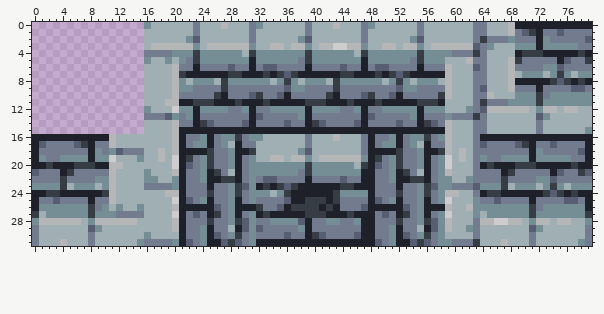
Sprite sheet: ZombieEscape/assets/tiles/walls (opengameart - daniel siegmund - ccby30).png. The picture above was drawn from the file before the commit.
The file is 80x32 pixels.
Once edited:
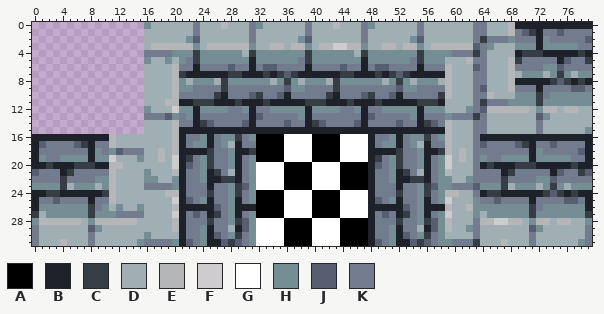
Palette (. is transparent): A #000000  B #1e2129  C #373d45  D #9fafb4  E #b5b6b8  F #ceccce  G #ffffff  H #758d95  J #575e72  K #727c8e
Edits made:
@@ x 30..49 @@
 15 BBBBBBBBBBBBBBBBBBBB
-16 KHHDDDDDDKDDDEDDDKBK
-17 KKDDDDDDDKDDDDDDDKBK
-18 BCDDDDDDHJDDDDDDDKBB
-19 KHDDEEDEEHDEEEEEEHBC
-20 KHHHHHHHHCHHHHHHDCBJ
-21 KHHHHHHHKCHHHHHHHBBK
-22 KHKJJKKKKBKKKKJKKBBK
-23 JHBCBCJCBBBBBBCCBBBK
-24 KHHHDHCBBBBBBCHHHHBK
-25 KHKKKKJBBCCCBCKKKKBJ
-26 BBCKKJBCCCCBCBKKKJBB
-27 KHBCBBBBBCCCBBBCBBBK
-28 JHKKHHHHJBKKHHKKHBBK
-29 JHJKKKKKHBKKKKKKKBBK
-30 KHKKKKJKKBCJKKKKJBBK
-31 KHBBBBBBBBBBBBBBBBBJ
+16 KHAAAAGGGGAAAAGGGGBK
+17 KKAAAAGGGGAAAAGGGGBK
+18 BCAAAAGGGGAAAAGGGGBB
+19 KHAAAAGGGGAAAAGGGGBC
+20 KHGGGGAAAAGGGGAAAABJ
+21 KHGGGGAAAAGGGGAAAABK
+22 KHGGGGAAAAGGGGAAAABK
+23 JHGGGGAAAAGGGGAAAABK
+24 KHAAAAGGGGAAAAGGGGBK
+25 KHAAAAGGGGAAAAGGGGBJ
+26 BBAAAAGGGGAAAAGGGGBB
+27 KHAAAAGGGGAAAAGGGGBK
+28 JHGGGGAAAAGGGGAAAABK
+29 JHGGGGAAAAGGGGAAAABK
+30 KHGGGGAAAAGGGGAAAABK
+31 KHGGGGAAAAGGGGAAAABJ
